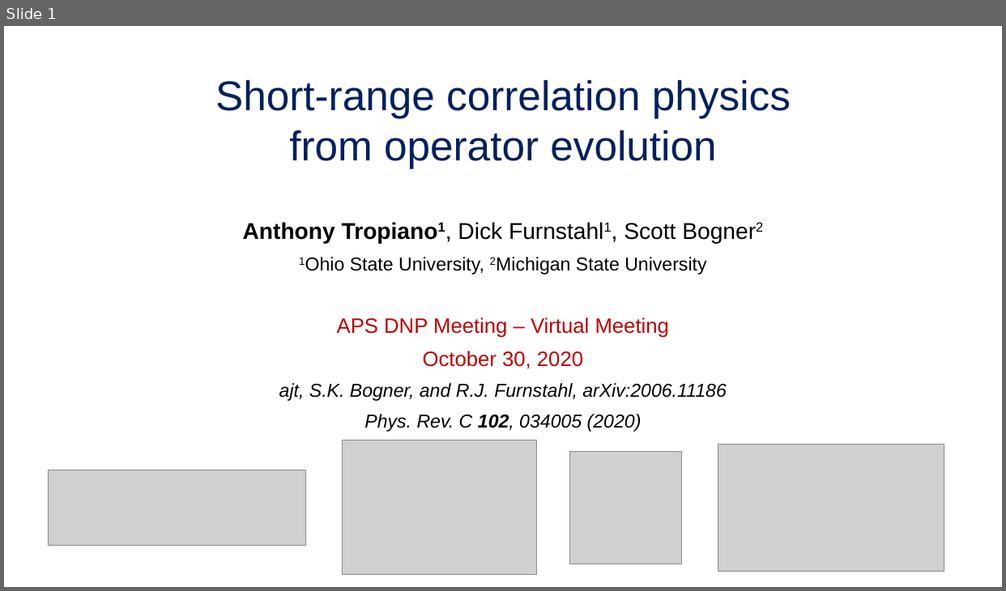
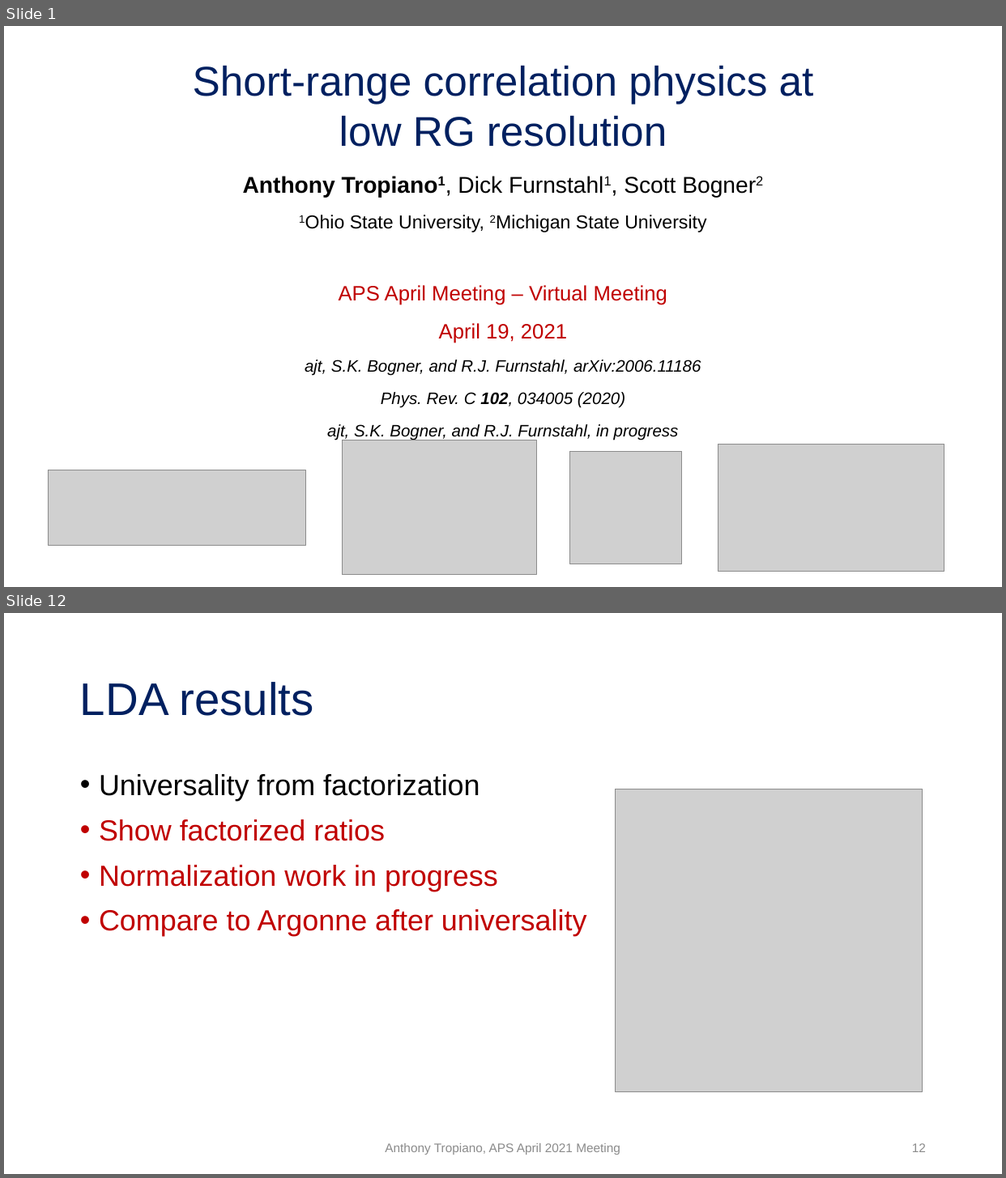
Before and after one commit to tropiano4/tropiano-srg, a slide deck: Presentations/APS_April2021/tropiano_aps_april2021.pptx. Shown one above the other, each under a label of ours: slide 1 before the commit, slides 1 and 12 after it; the slides between them are not shown. The pictures are 1006x591 and 1006x1178 pixels, drawn with LibreOffice and Linux fonts; fonts in the diff are those of the drawing; grey boxes stand for pictures. Boxes give left, top, right and bottom in pixels: in the first picture for what was removed or moved away, otherwise in the second. Text is boxed around its words. In the diff, an @@ line names an element or a change of style, - is before the commit and + after.

Commit message:
Updating high-q SNMD tails figures and adding to APS presentation

```diff
--- a/Presentations/APS_April2021/tropiano_aps_april2021.pptx
+++ b/Presentations/APS_April2021/tropiano_aps_april2021.pptx
@@ slide 12 added at [4, 613, 1002, 1174], background #FFFFFF @@
@@ title added at [80, 682, 313, 716], 44 pt, text #002060 @@
+LDA results
@@ text added at [99, 774, 587, 936], 28 pt, text #C00000 @@
+• Universality from factorization
+• Show factorized ratios
+• Normalization work in progress
+• Compare to Argonne after universality
@@ picture added at [615, 789, 923, 1093] @@
@@ text added at [385, 1144, 620, 1155], 12 pt, text #8C8C8C @@
+Anthony Tropiano, APS April 2021 Meeting
@@ page number added at [912, 1144, 926, 1152], 12 pt, text #8C8C8C @@
+12
@@ slide 1 changed as well @@
@@ title at [193, 65, 814, 147]: text changed @@
-Short-range correlation physics from operator evolution
+Short-range correlation physics at low RG resolution
@@ subtitle "Anthony Tropiano1, Dick Furnstahl1, Scott ...": place and size @@
-subtitle "Anthony Tropiano1, Dick Furnstahl1, Scott ..." at [243, 222, 727, 432]
+subtitle "Anthony Tropiano1, Dick Furnstahl1, Scott ..." at [243, 176, 706, 441]
@@ subtitle at [243, 176, 706, 408]: size 18 to 16 pt in "ajt, S.K. Bogner, and R.J. Furnstahl, arXiv:2006.11186", "Phys. Rev. C 102, 034005 (2020)"; line spacing 0.9 to 1.1 @@
@@ subtitle at [339, 285, 667, 344]: text changed @@
-APS DNP Meeting – Virtual Meeting
-October 30, 2020
+APS April Meeting – Virtual Meeting
+April 19, 2021
@@ subtitle at [327, 425, 679, 441]: paragraph added @@
+ajt, S.K. Bogner, and R.J. Furnstahl, in progress
```
Also in this commit, not shown: 15 other slides added, 3 slides removed, 15 other files.
